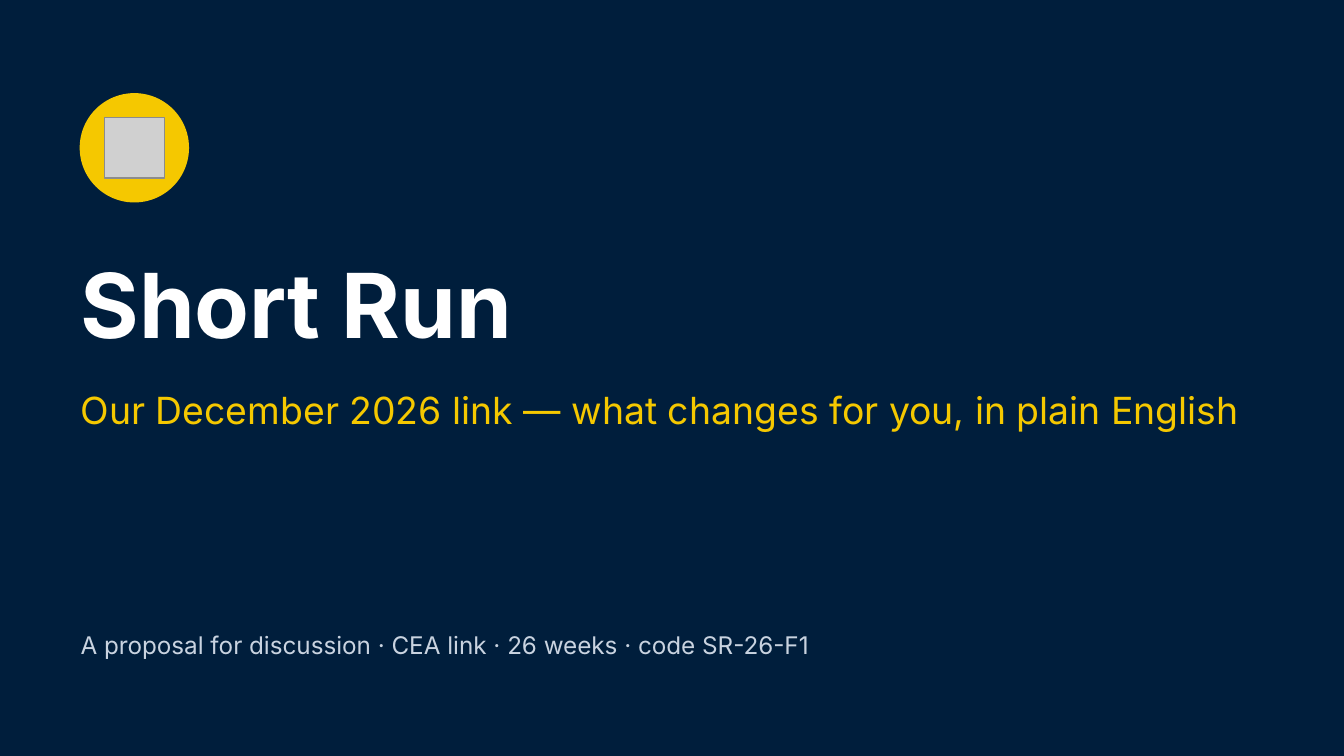
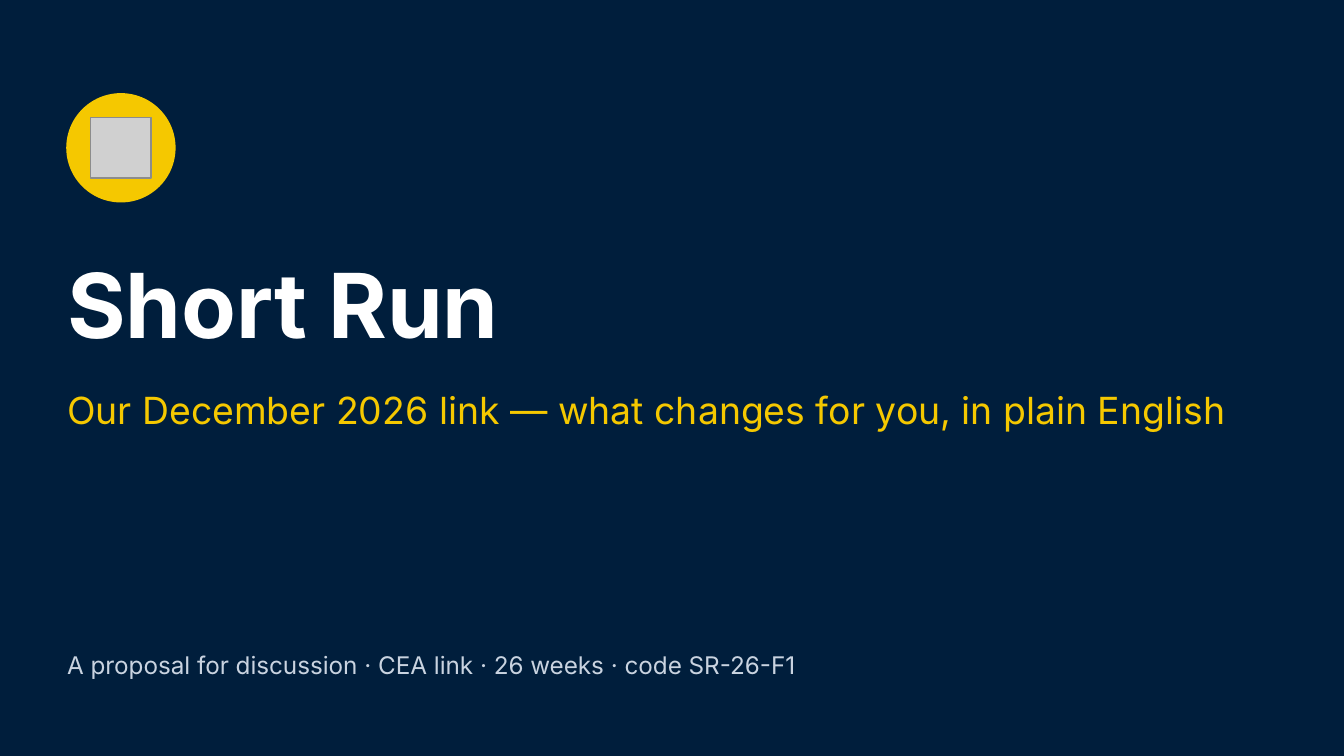
Before and after one commit to Garethdavidmiller/roster-app, a slide deck: slide 1 of docs/links-26/presentations/Short-Run-for-colleagues.pptx. Drawn at 1344x756 pixels with LibreOffice and Linux fonts; fonts in the diff are those of the drawing; grey boxes stand for pictures. Boxes give left, top, right and bottom in pixels: in the first picture for what was removed or moved away, otherwise in the second. Text is boxed around its words. In the diff, an @@ line names an element or a change of style, - is before the commit and + after.

```diff
--- a/docs/links-26/presentations/Short-Run-for-colleagues.pptx
+++ b/docs/links-26/presentations/Short-Run-for-colleagues.pptx
@@ 2 texts, 1 picture, 1 ellipse moved together from (x1=81, y1=94, x2=1238, y2=432) to (x1=67, y1=94, x2=1225, y2=432) @@
@@ text "A proposal for discussion · ..." moved from (x1=81, y1=635, x2=808, y2=659) to (x1=67, y1=655, x2=795, y2=679) @@
```
Also in this commit, not shown: 3 other slides changed, 40 other files.
